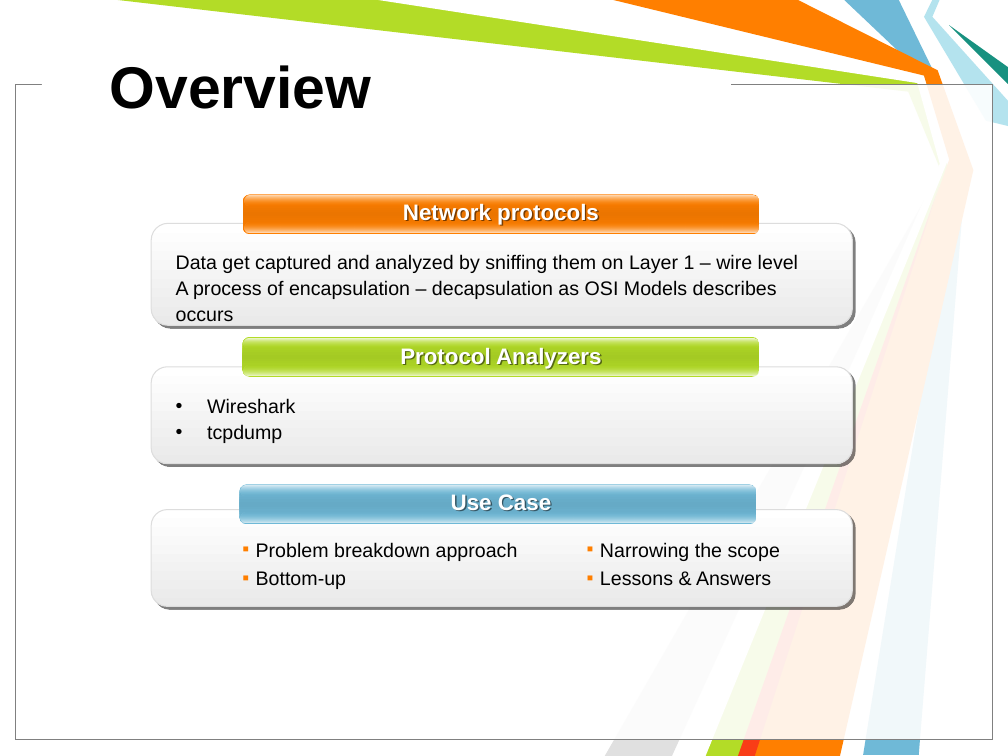
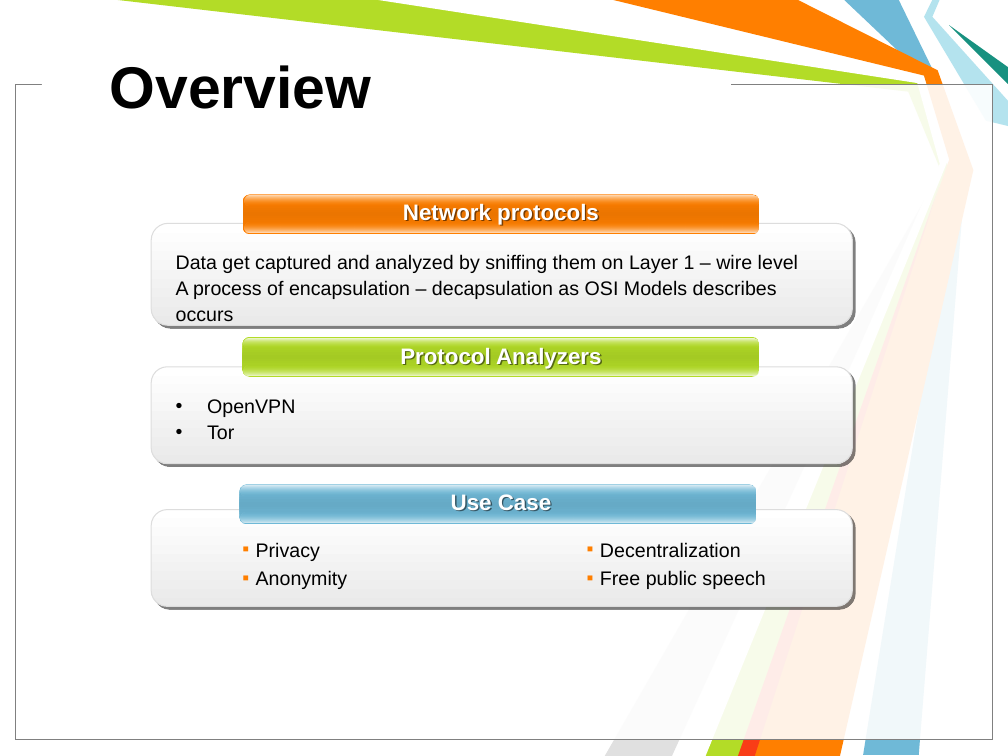
Before and after one commit to michailmarkou1995/BSc-Computer-Science-Projects, a slide deck: slide 3 of COMPUTER AND NETWORK SECURITY (CN6003)/Encryption_Tools_Presentation.pptx. Drawn at 1008x756 pixels with LibreOffice and Linux fonts; fonts in the diff are those of the drawing; background and template pictures are left out. Boxes give left, top, right and bottom in pixels: in the first picture for what was removed or moved away, otherwise in the second. Text is boxed around its words. In the diff, an @@ line names an element or a change of style, - is before the commit and + after.

Commit message:
ppt

```diff
--- a/COMPUTER AND NETWORK SECURITY (CN6003)/Encryption_Tools_Presentation.pptx
+++ b/COMPUTER AND NETWORK SECURITY (CN6003)/Encryption_Tools_Presentation.pptx
@@ text at (207,399,295,440): text changed @@
-• Wireshark
-• tcpdump
+• OpenVPN
+• Tor
@@ text at (256,542,348,589): text changed @@
-▪ Problem breakdown approach
-▪ Bottom-up
+▪ Privacy
+▪ Anonymity
@@ text at (600,542,765,589): text changed @@
-▪ Narrowing the scope
-▪ Lessons & Answers
+▪ Decentralization
+▪ Free public speech
```
Also in this commit, not shown: 2 other slides changed, 1 slide added, 1 other file.
